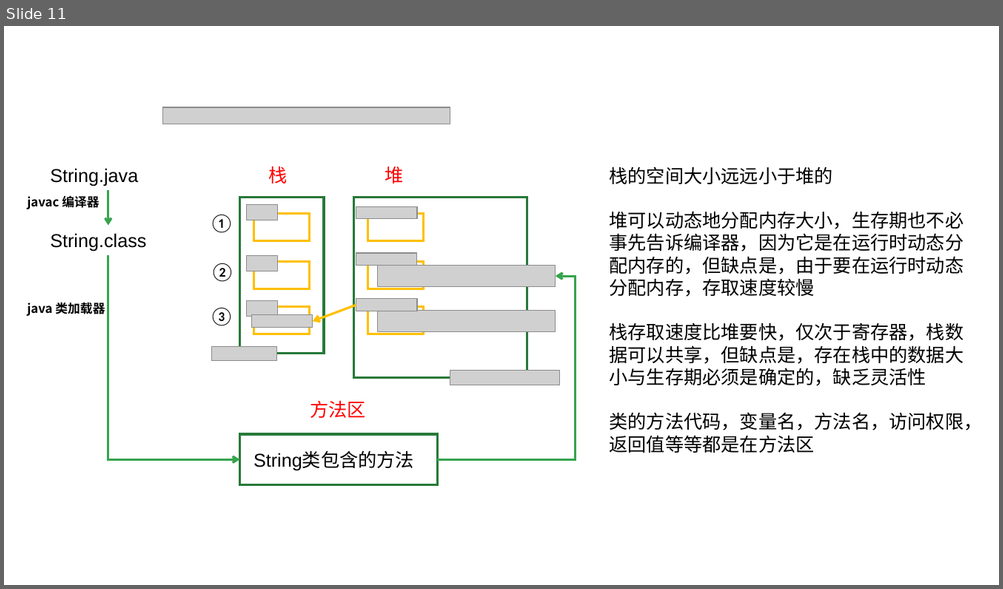
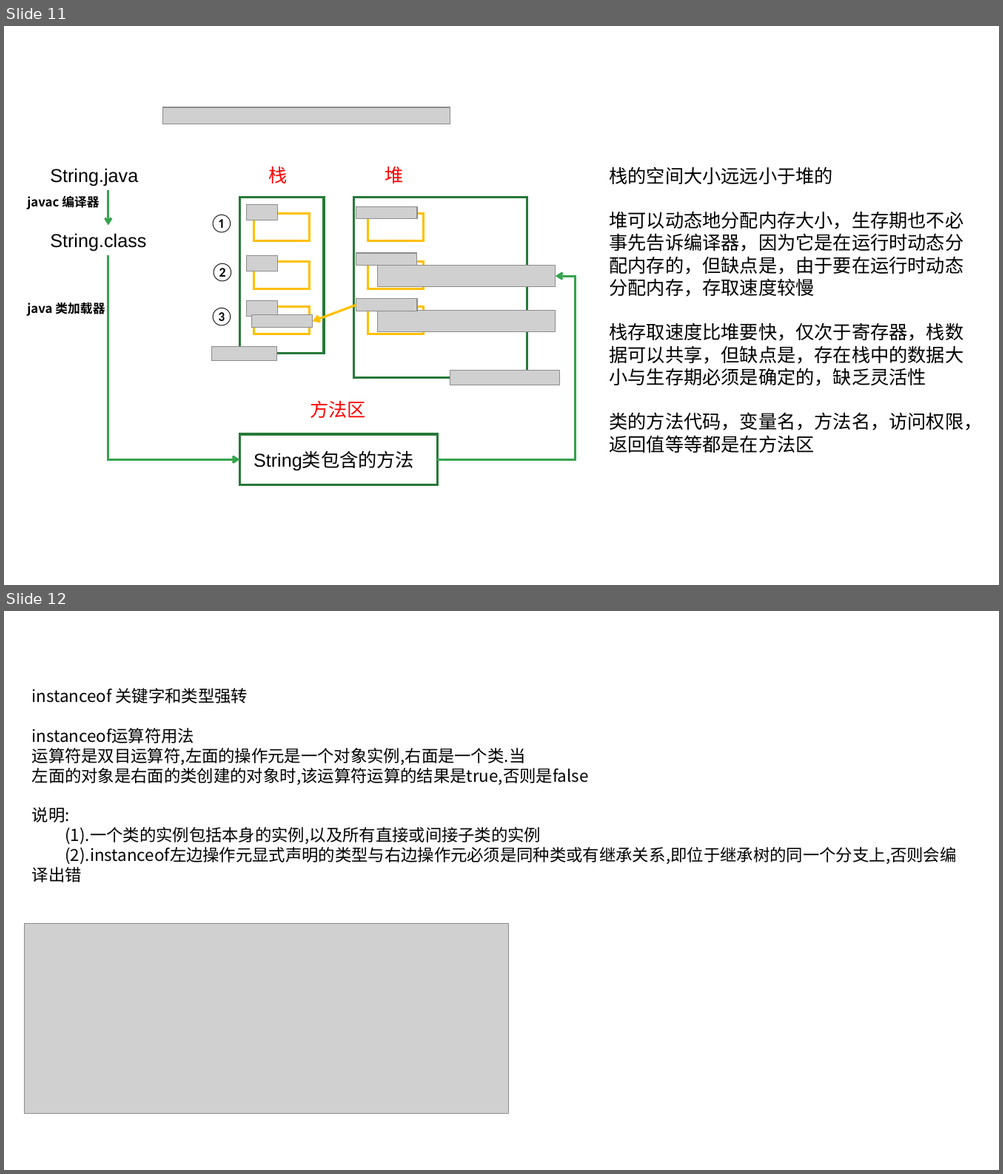
Before and after one commit to linkknown/PPT, a slide deck: 基础PPT/第2章：Java面向对象.pptx. Shown one above the other, each under a label of ours: slide 11 before the commit, slides 11 and 12 after it. The pictures are 1003x589 and 1003x1174 pixels, drawn with LibreOffice and Linux fonts; fonts in the diff are those of the drawing; grey boxes stand for pictures; background and template pictures are left out. Boxes give left, top, right and bottom in pixels: in the first picture for what was removed or moved away, otherwise in the second. Text is boxed around its words. In the diff, an @@ line names an element or a change of style, - is before the commit and + after.

```diff
--- a/基础PPT/第2章：Java面向对象.pptx
+++ b/基础PPT/第2章：Java面向对象.pptx
@@ slide 12 added at (4,611,999,1170), background picture (left out) @@
@@ text added at (32,688,956,883), 16 pt, text #000000 @@
+instanceof 关键字和类型强转
+instanceof运算符用法
+运算符是双目运算符,左面的操作元是一个对象实例,右面是一个类.当
+左面的对象是右面的类创建的对象时,该运算符运算的结果是true,否则是false
+说明:
+(1).一个类的实例包括本身的实例,以及所有直接或间接子类的实例
+(2).instanceof左边操作元显式声明的类型与右边操作元必须是同种类或有继承关系,即位于继承树的同一个分支上,否则会编译出错
@@ picture added at (25,923,509,1114) @@
```
Also in this commit, not shown: 3 slides changed.
